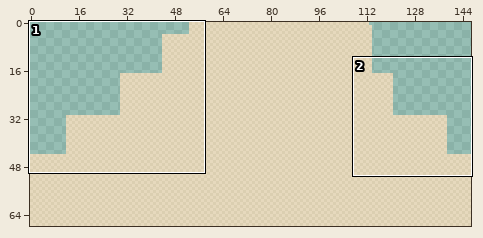
Two versions of one pixel-art file, asset-creation/mountains/mountain1.aseprite. The picture above shows the old version from afar; the outline marks the close-up.
Close-up. Before the edit:
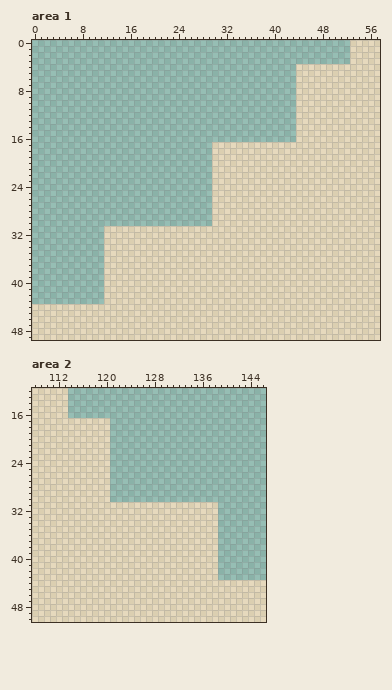
147x68 pixels, 1 frame. Shown: area 1: x 0..57, y 0..49; area 2: x 108..146, y 12..50.
New version:
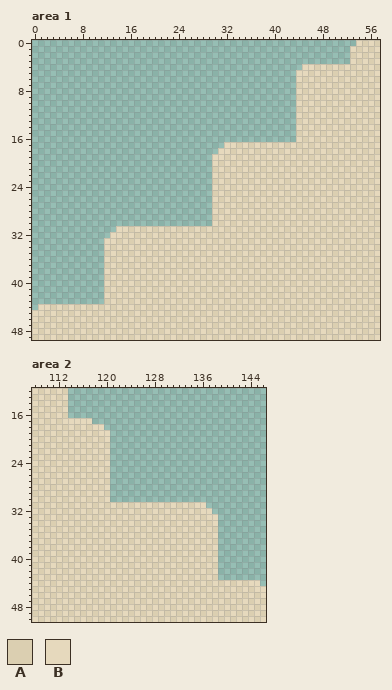
Palette (. is transparent): A #dbcfb1  B #e6d9bd
Changes in this commit:
{"where": "area 1"}
{"y":0,"x":53,"old":"A","new":"."}
{"y":4,"x":44,"old":"BA","new":".B"}
{"y":5,"x":44,"old":"A","new":"B"}
{"y":17,"x":30,"old":"ABA","new":"..B"}
{"y":18,"x":30,"old":"BA","new":".B"}
{"y":19,"x":30,"old":"A","new":"B"}
{"y":31,"x":12,"old":"ABA","new":"..B"}
{"y":32,"x":12,"old":"BA","new":".B"}
{"y":33,"x":12,"old":"A","new":"B"}
{"y":44,"x":0,"old":"BA","new":".B"}
{"y":45,"x":0,"old":"A","new":"B"}
{"where": "area 2"}
{"y":17,"x":114,"old":"A","new":"B"}
{"y":17,"x":116,"old":"A","new":"B"}
{"y":17,"x":118,"old":"ABA","new":"..."}
{"y":18,"x":119,"old":"AB","new":"B."}
{"y":19,"x":120,"old":"A","new":"B"}
{"y":31,"x":136,"old":"ABA","new":"B.."}
{"y":32,"x":137,"old":"AB","new":"B."}
{"y":33,"x":138,"old":"A","new":"B"}
{"y":44,"x":145,"old":"AB","new":"B."}
{"y":45,"x":146,"old":"A","new":"B"}
